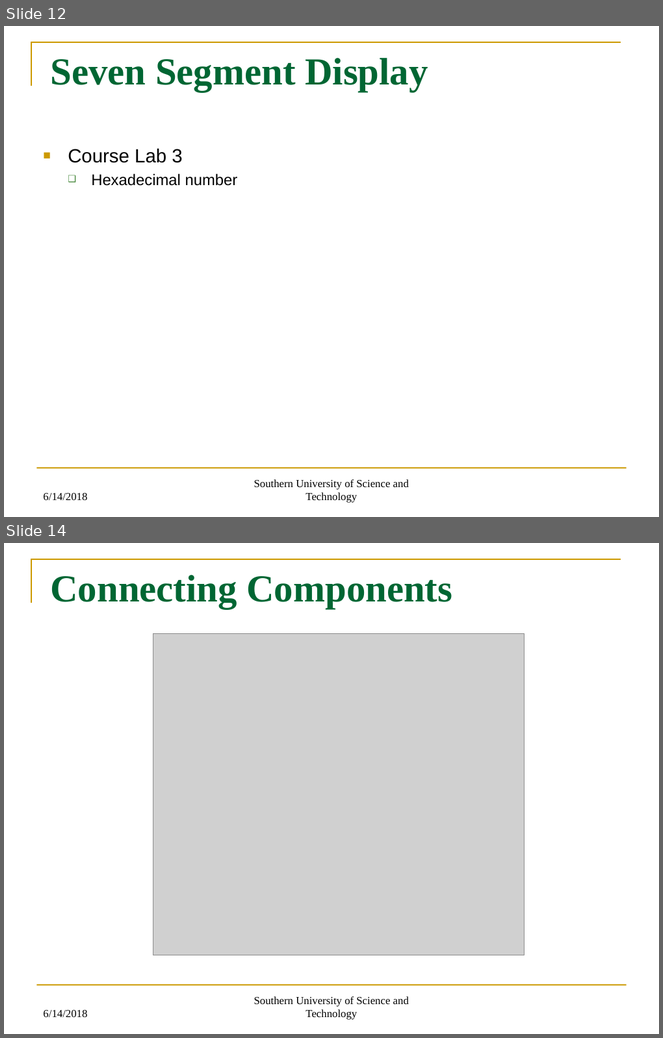
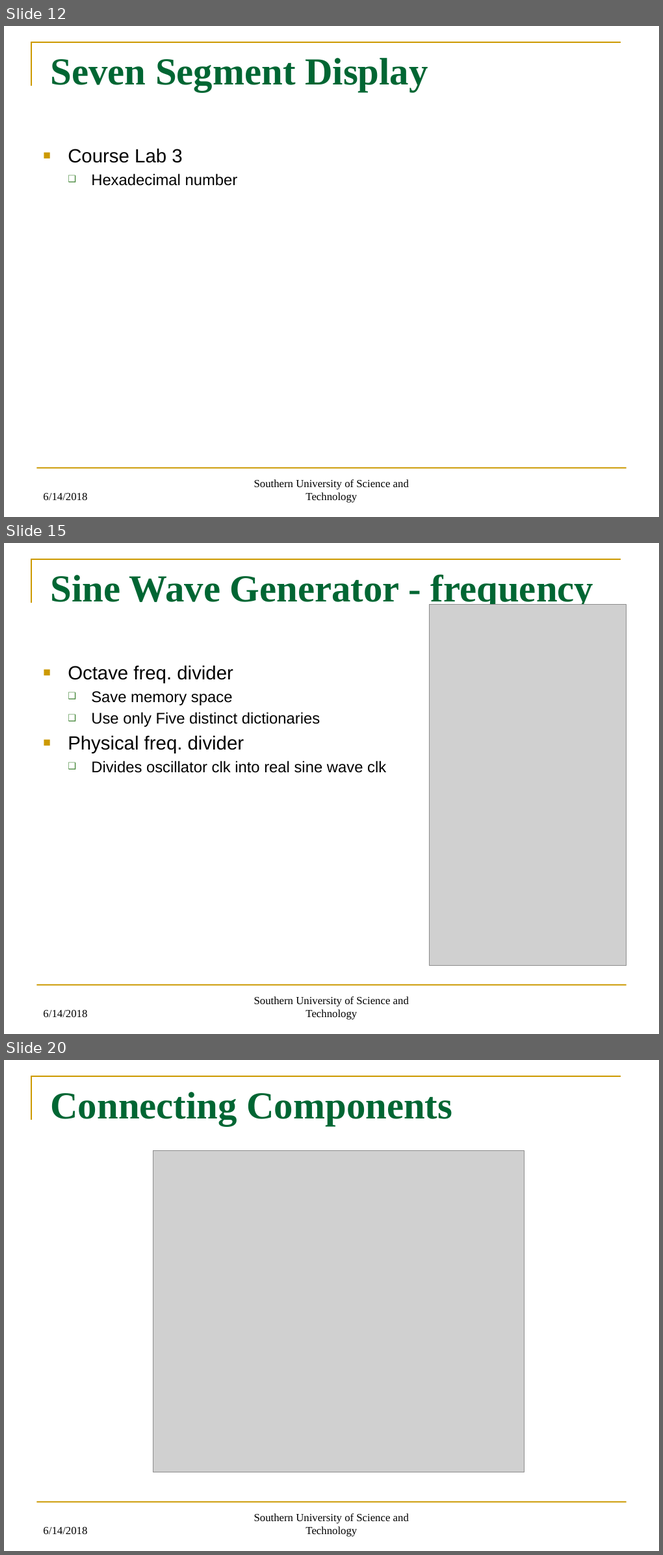
Before and after one commit to CharlesThaCat/FPGA-Sequencer-and-Synthesizer, a slide deck: Step Synthesizer/16-Steps Sequencer and Synthesizer.pptx. Shown one above the other, each under a label of ours: slides 12 and 14 before the commit, slides 12, 15 and 20 after it; the slides between them are not shown. The pictures are 663x1038 and 663x1555 pixels, drawn with LibreOffice and Linux fonts; fonts in the diff are those of the drawing; grey boxes stand for pictures. Boxes give left, top, right and bottom in pixels: in the first picture for what was removed or moved away, otherwise in the second. Text is boxed around its words. In the diff, an @@ line names an element or a change of style, - is before the commit and + after.

```diff
--- a/Step Synthesizer/16-Steps Sequencer and Synthesizer.pptx
+++ b/Step Synthesizer/16-Steps Sequencer and Synthesizer.pptx
@@ slide 15 added at (x1=4, y1=543, x2=659, y2=1034), background #FFFFFF; not listed: 2 template elements that a slide beside it also shows @@
@@ title added at (x1=51, y1=574, x2=594, y2=609), 42 pt, text #006633, bold @@
+Sine Wave Generator - frequency
@@ picture added at (x1=430, y1=605, x2=627, y2=966) @@
@@ text added at (x1=68, y1=665, x2=386, y2=773), 17 pt, text #000000 @@
+■ Octave freq. divider
+  ❑ Save memory space
+  ❑ Use only Five distinct dictionaries
+■ Physical freq. divider
+  ❑ Divides oscillator clk into real sine wave clk
@@ text added at (x1=43, y1=1010, x2=87, y2=1017), 12 pt, text #000000 @@
+6/14/2018
@@ text added at (x1=254, y1=997, x2=409, y2=1020), 12 pt, text #000000 @@
+Southern University of Science and Technology
@@ what was slide 14 is now slide 20 @@
```
Also in this commit, not shown: 1 slide changed, 7 other slides added, 16 other files.
